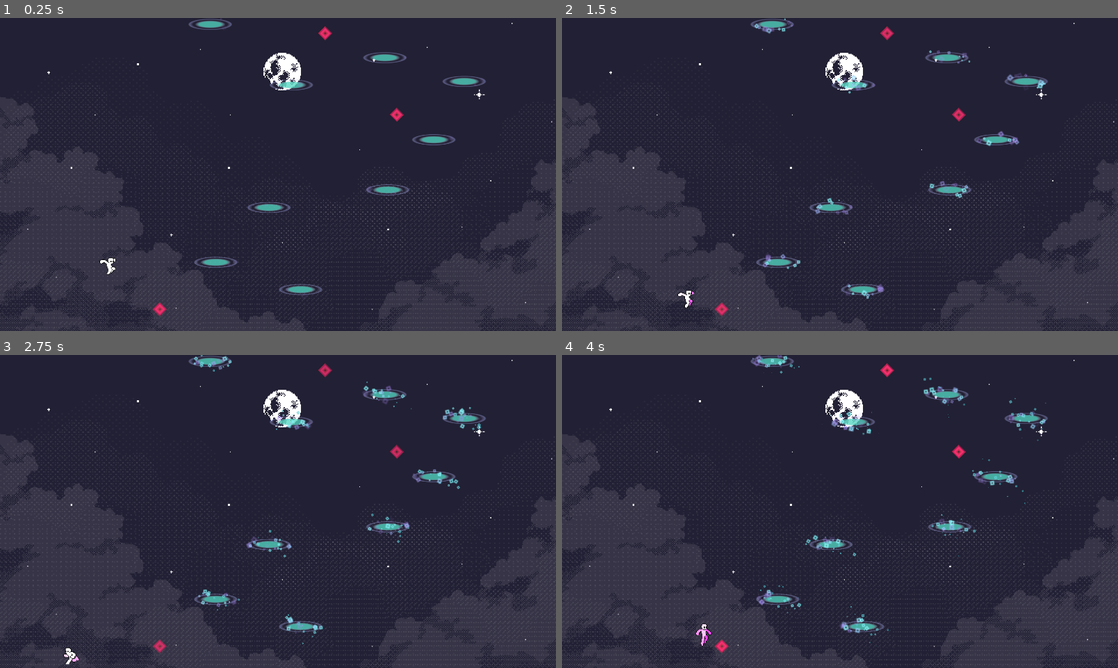
Above: before the commit, frames 1-4 (two rows, left to right).
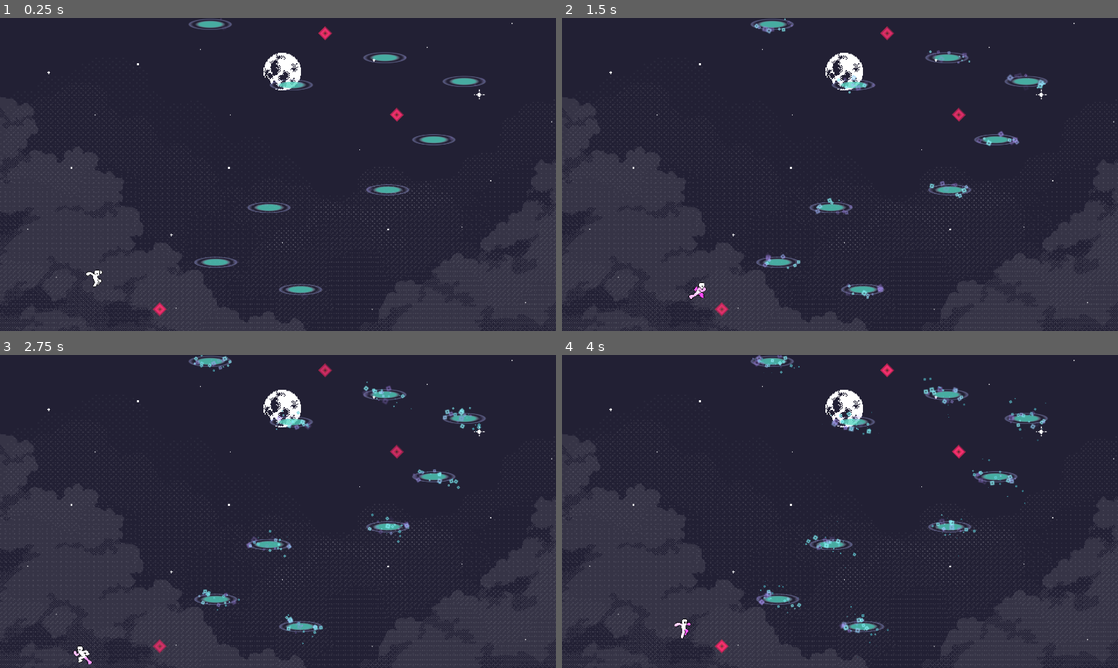
Above: after the commit, the same moments.

Repository: Langorithm/a_climb
Game: Godot game, scene res://game.tscn
Same seed, same stepped clock (60 frames per second), same inputs: the game is played once before the commit and once after it.
Inputs:
- Up to frame 1 (0.25 s): no input
- Up to frame 2 (1.5 s): tap Enter (ui_accept) at 0.5, 0.77 s; hold Right (ui_right) from 0.53 s (still down)
- Up to frame 3 (2.75 s): tap Enter (ui_accept) at 1.52 s; release Right (ui_right) at 2.03 s; hold Left (ui_left) from 2.03 s (still down)
- Up to frame 4 (4 s): release Left (ui_left) at 2.78 s; hold Right (ui_right) from 2.78 s (still down); tap Enter (ui_accept) at 3.02, 3.77 s

The runs differ from the first frame. In frame 1, 0.2% of the frame differs, in the area x 15-21%, y 76-86%; in frame 2, 0.2%; in frame 3, 0.2%, in the area x 11-17%, y 92-99%; in frame 4, 0.2%.

Commit message:
add spatial music

Diff:
--- a/src/game.tscn
+++ b/src/game.tscn
@@ -10,6 +10,7 @@
 [ext_resource type="Script" uid="uid://btl8x4mylr2y6" path="res://camera_2d.gd" id="4_ryrav"]
 [ext_resource type="PackedScene" uid="uid://b56rx4e7g14tm" path="res://Map/hazard.tscn" id="6_eow3j"]
 [ext_resource type="AudioStream" uid="uid://c31lmqod6rfew" path="res://Sounds/win.wav" id="6_hve3p"]
+[ext_resource type="AudioStream" uid="uid://drrt1gcbb2scn" path="res://Sounds/good_night_llori_llori.mp3" id="11_mfdv2"]
 
 [sub_resource type="LabelSettings" id="LabelSettings_7jktm"]
 font = ExtResource("2_fc0e3")
@@ -363,7 +364,7 @@
 points = PackedVector2Array(-423.5868, -68.66803, -157.73792, -267.37753, -331.97778, -610.04584)
 
 [node name="Player" parent="." unique_id=1130158691 groups=["Player"] instance=ExtResource("2_feb5d")]
-position = Vector2(379, 832)
+position = Vector2(332, 874)
 
 [node name="Camera2D" type="Camera2D" parent="Player" unique_id=1464915663]
 position = Vector2(-1, -191)
@@ -401,4 +402,11 @@
 [node name="Hazard13" parent="." unique_id=1649240312 instance=ExtResource("6_eow3j")]
 position = Vector2(738, -1913)
 
+[node name="Music" type="AudioStreamPlayer2D" parent="." unique_id=602740635]
+position = Vector2(1038, -3324)
+stream = ExtResource("11_mfdv2")
+autoplay = true
+max_distance = 4500.0
+attenuation = 2.143547
+
 [connection signal="player_damaged" from="Player" to="Player/Camera2D" method="_on_player_player_damaged"]
Not shown, added: src/Sounds/good_night_llori_llori.mp3.import
Not shown, added: src/Sounds/good_night_llori_llori.mp3
